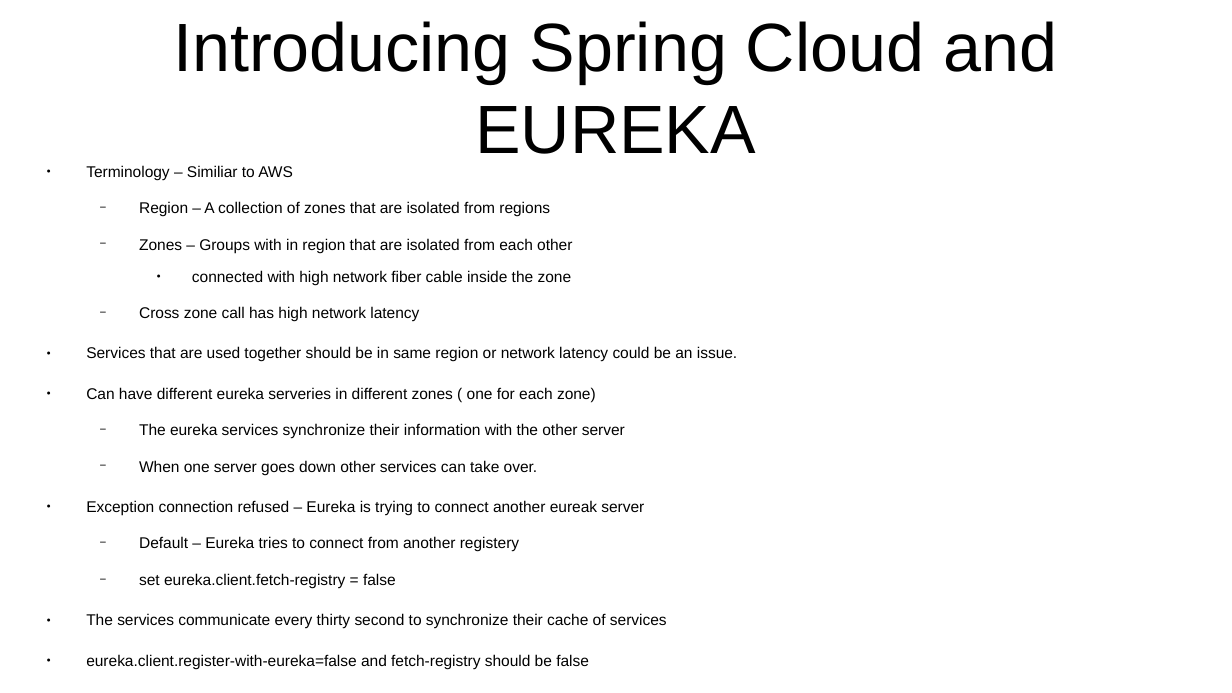
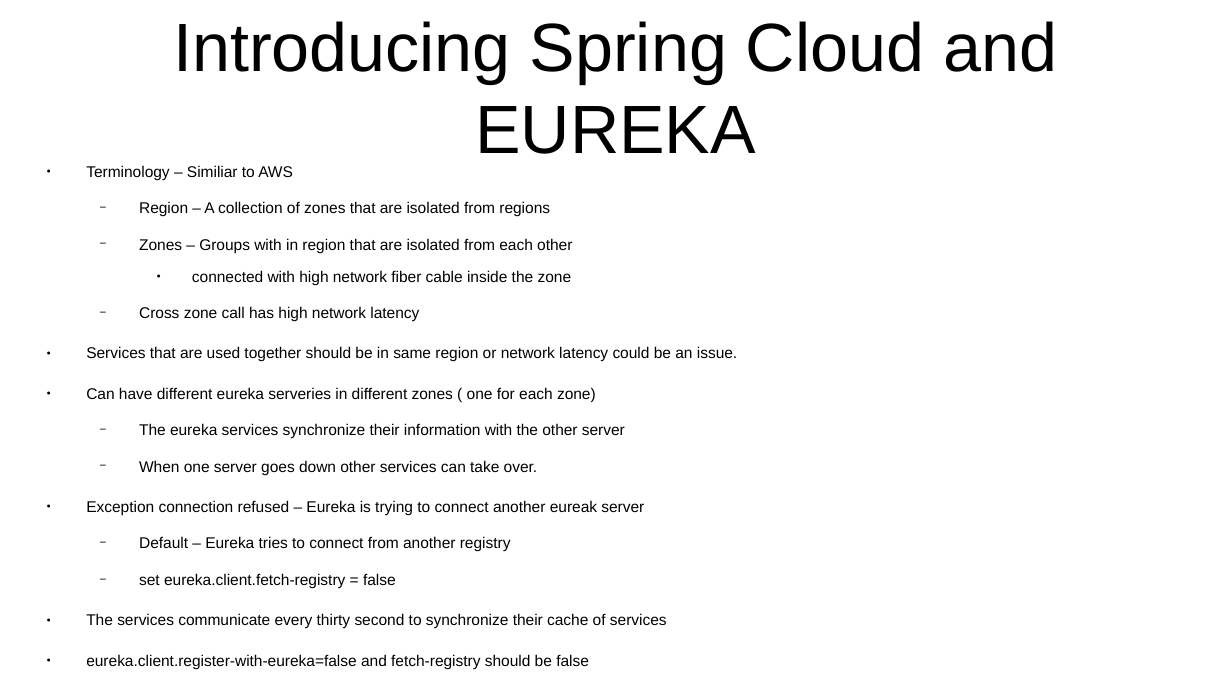
Before and after one commit to CharlesStockman/notesFromCourses, a slide deck: slide 17 of microservices -- definition/Microservice Architecture.odp (slide 16 before the commit). Drawn at 1232x693 pixels with LibreOffice and Linux fonts; fonts in the diff are those of the drawing. Boxes give left, top, right and bottom in pixels: in the first picture for what was removed or moved away, otherwise in the second. Text is boxed around its words. In the diff, an @@ line names an element or a change of style, - is before the commit and + after.

```diff
--- a/microservices -- definition/Microservice Architecture.odp
+++ b/microservices -- definition/Microservice Architecture.odp
@@ text at [139, 536, 511, 552]: text changed @@
-  − Default – Eureka tries to connect from another registery
+  − Default – Eureka tries to connect from another registry
```
Also in this commit, not shown: 6 other slides changed, 13 slides added, 1 slide removed, 25 other files.
